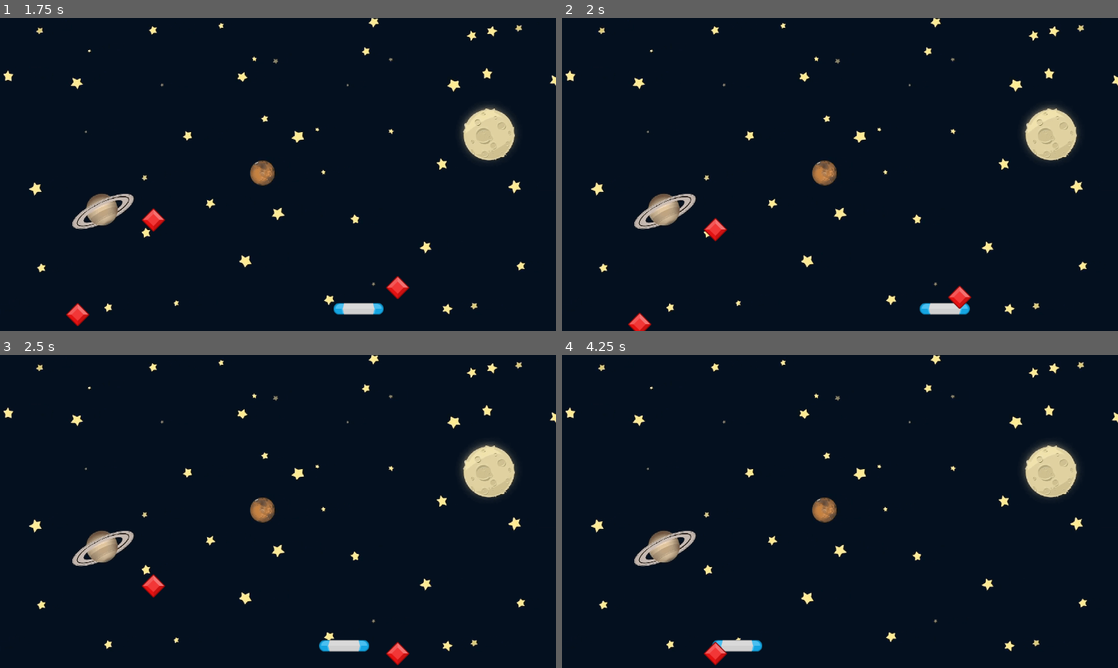
Above: before the commit, frames 1-4 (two rows, left to right).
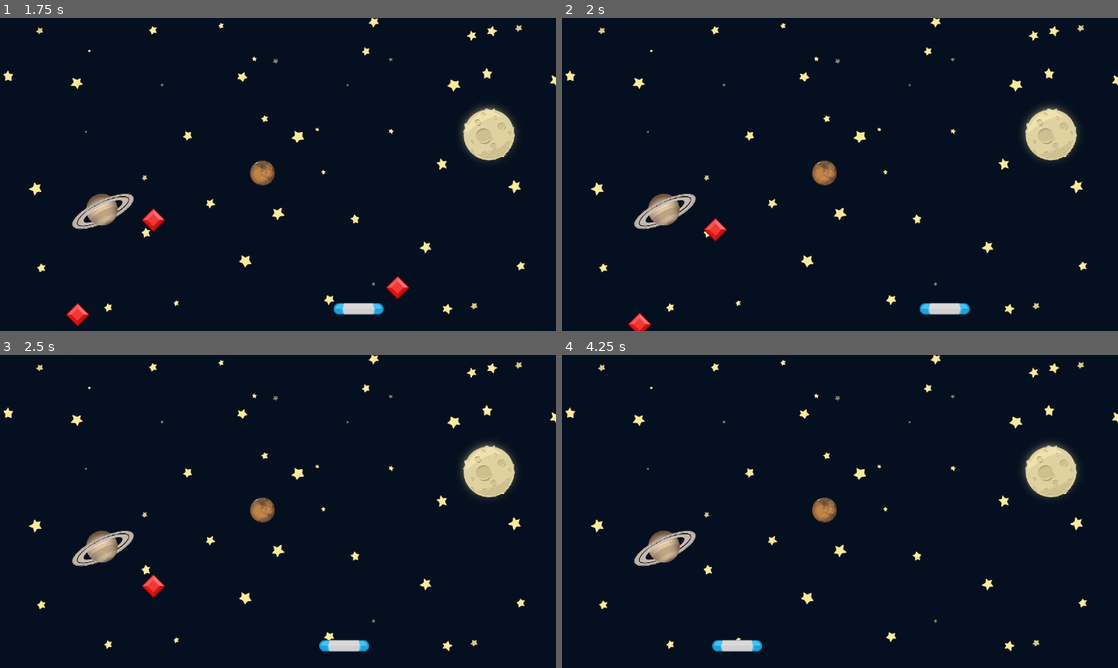
Above: after the commit, the same moments.

Repository: RamzesKh/gem_catcher
Game: Godot game, scene res://Scenes/Game/Game.tscn
Two runs of this game, one before a commit and one after it. Both use one fixed random seed, a clock stepped at 60 frames per second and the inputs below.
Inputs:
- Up to frame 1 (1.75 s): hold Right (Right) from 0.53 s (still down)
- Up to frame 2 (2 s): keep holding Right (Right)
- Up to frame 3 (2.5 s): release Right (Right) at 2.03 s; hold A (Left) from 2.03 s (still down)
- Up to frame 4 (4.25 s): keep holding A (Left)

Frame 1 is identical in both runs. In frame 2, 0.2% of the frame differs, in the area x 69-74%, y 85-93%; in frame 3, 0.2%; in frame 4, 0.2%.

Commit message:
Add area_entered signal handling to Gem
Refactored Gem.gd to handle the area_entered signal by calling a new die() method, which disables processing and frees the node. Updated Gem.tscn to connect the area_entered signal to the handler.

Diff:
--- a/Scenes/Gem/Gem.gd
+++ b/Scenes/Gem/Gem.gd
@@ -12,5 +12,12 @@
 	position.y += delta * SPEED
 
 	if position.y > get_viewport_rect().end.y:
-		set_process(false)
-		queue_free()
+		die()
+
+
+func _on_area_entered(area: Area2D) -> void:
+	die()
+
+func die() -> void:
+	set_process(false)
+	queue_free()
--- a/Scenes/Gem/Gem.tscn
+++ b/Scenes/Gem/Gem.tscn
@@ -17,3 +17,5 @@
 position = Vector2(9.31323e-10, 25)
 rotation = 0.787674
 shape = SubResource("RectangleShape2D_ope6i")
+
+[connection signal="area_entered" from="." to="." method="_on_area_entered"]
